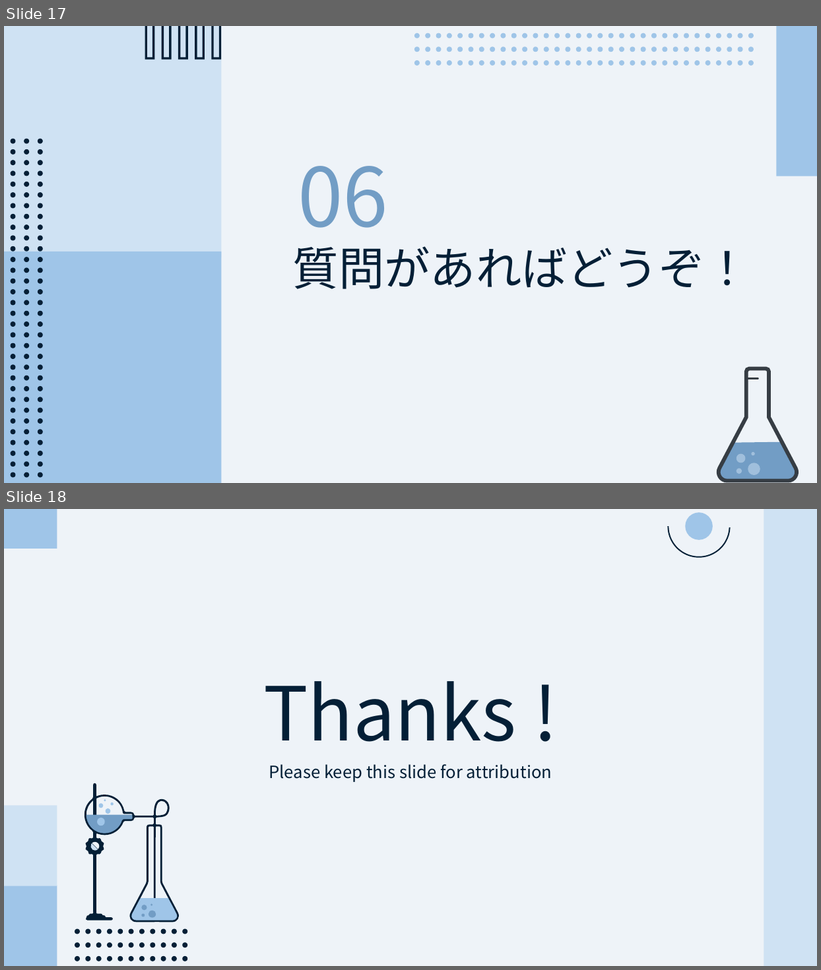
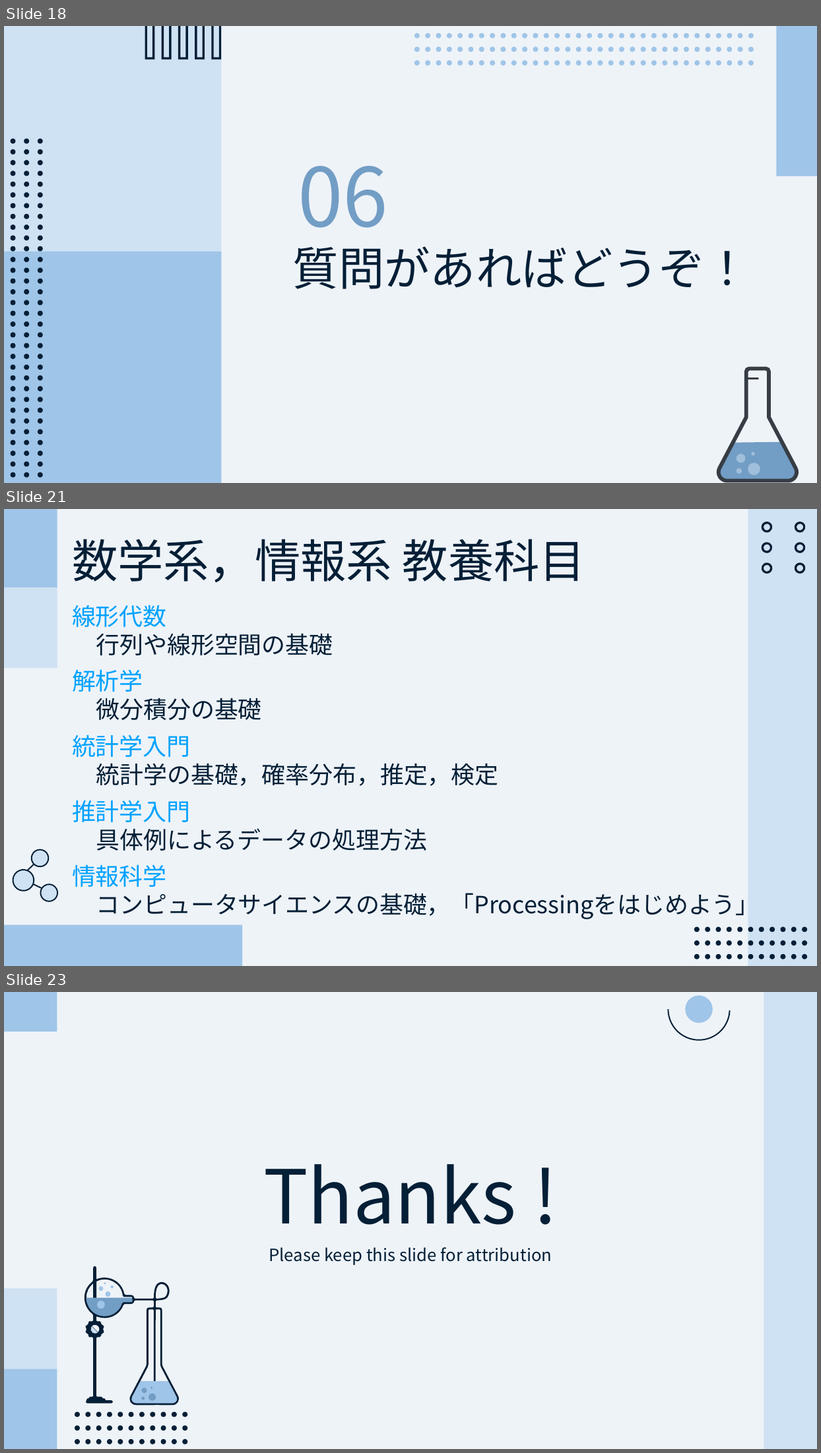
Before and after one commit to CL-ken/CL-ken.github.io, a slide deck: 2025/25_Materials/25_Welcome.pptx. Shown one above the other, each under a label of ours: slides 17 and 18 before the commit, slides 18, 21 and 23 after it; the slides between them are not shown. The pictures are 821x970 and 821x1453 pixels, drawn with LibreOffice and Linux fonts; fonts in the diff are those of the drawing. Boxes give left, top, right and bottom in pixels: in the first picture for what was removed or moved away, otherwise in the second. Text is boxed around its words. In the diff, an @@ line names an element or a change of style, - is before the commit and + after.

```diff
--- a/2025/25_Materials/25_Welcome.pptx
+++ b/2025/25_Materials/25_Welcome.pptx
@@ slide 21 added at (4,509,817,966), background #EEF3F8 @@
@@ rectangle added at (4,509,57,588), fill #9FC5E8 @@
@@ rectangle added at (748,509,817,966), fill #CFE2F3 @@
@@ group added at (694,522,808,960): 33 ellipses, 1 freeform shape @@
@@ text added at (72,539,585,582), 54 pt, text #041F36 @@
+数学系，情報系 教養科目
@@ rectangle added at (4,588,57,668), fill #CFE2F3 @@
@@ text added at (72,605,760,920), 28 pt, text #041F36 @@
+線形代数
+行列や線形空間の基礎
+解析学
+微分積分の基礎
+統計学入門
+統計学の基礎，確率分布，推定，検定
+推計学入門
+具体例によるデータの処理方法
+情報科学
+コンピュータサイエンスの基礎，「Processingをはじめよう」
@@ group added at (10,846,61,905): 3 ellipses, 2 lines @@
@@ rectangle added at (4,925,242,966), fill #9FC5E8 @@
@@ what was slide 17 is now slide 18 @@
@@ what was slide 18 is now slide 23 @@
```
Also in this commit, not shown: 4 other slides added.
